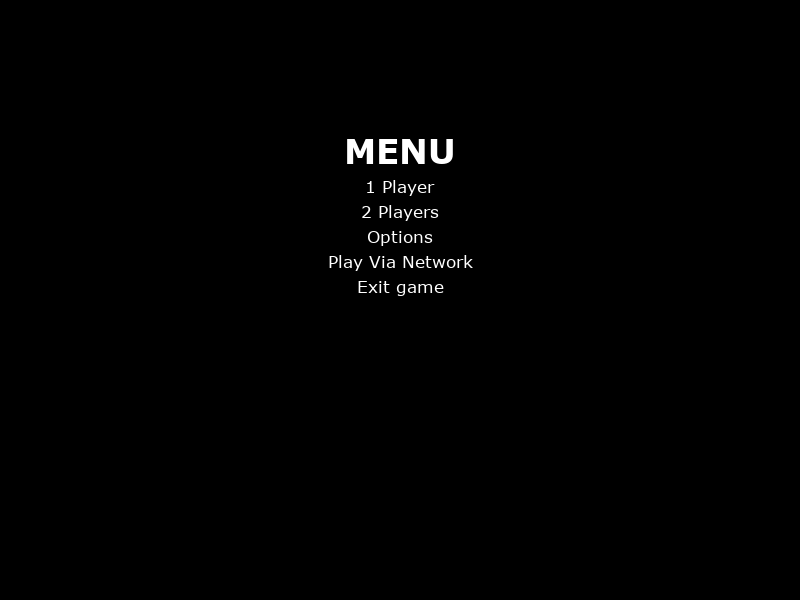
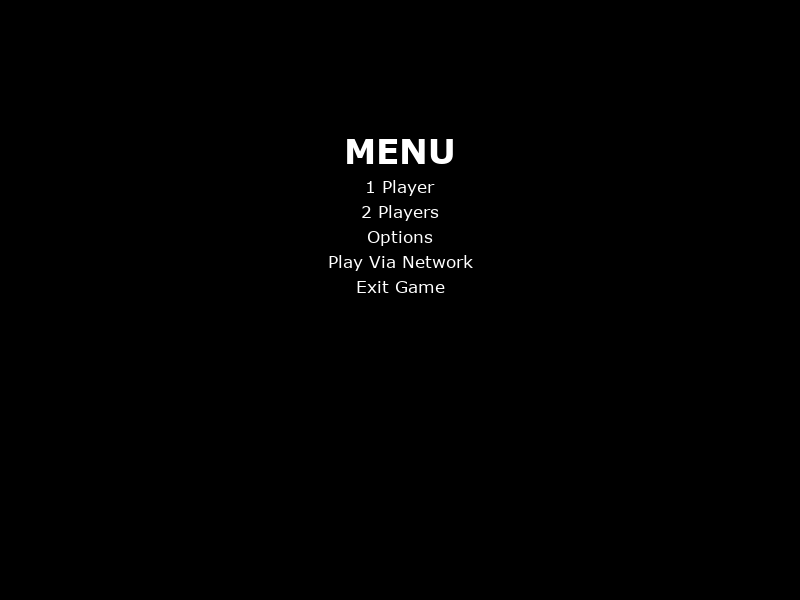
Revision of a layered w=800, h=600 image; what changed, layer by layer:
renamed "Exit game" to "Exit Game", painted on it over <box>357,281,445,296</box>
